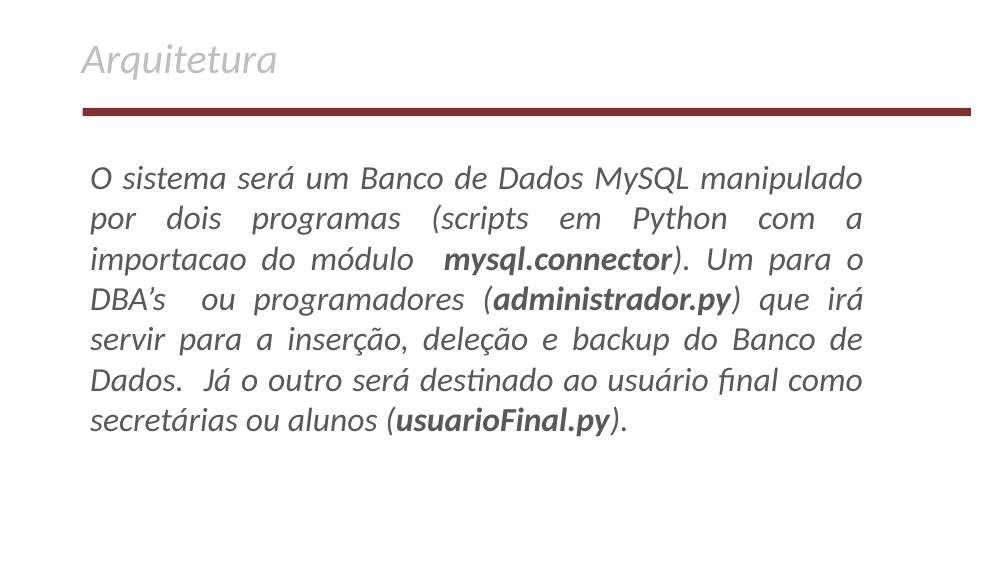
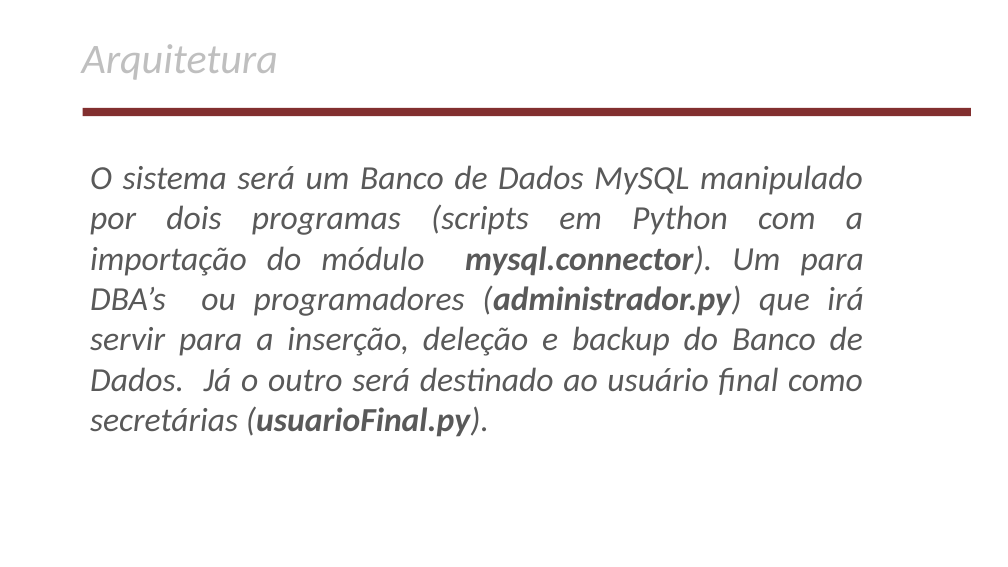
Before and after one commit to AlexsandroMatias2017/MeuBancoDeDados, a slide deck: slide 15 of apresentacao/apresentacaoDoProjeto.odp. Drawn at 1008x567 pixels with LibreOffice and Linux fonts; fonts in the diff are those of the drawing; background and template pictures are left out. Boxes give left, top, right and bottom in pixels: in the first picture for what was removed or moved away, otherwise in the second. Text is boxed around its words. In the diff, an @@ line names an element or a change of style, - is before the commit and + after.

Commit message:
apresentação finalizada e submetida

```diff
--- a/apresentacao/apresentacaoDoProjeto.odp
+++ b/apresentacao/apresentacaoDoProjeto.odp
@@ text at (x1=90, y1=165, x2=864, y2=437): text changed @@
-O sistema será um Banco de Dados MySQL manipulado por dois programas (scripts em Python com a importacao do módulo mysql.connector). Um para o DBA’s ou programadores (administrador.py) que irá servir para a inserção, deleção e backup do Banco de Dados. Já o outro será destinado ao usuário final como secretárias ou alunos (usuarioFinal.py).
+O sistema será um Banco de Dados MySQL manipulado por dois programas (scripts em Python com a importação do módulo mysql.connector). Um para DBA’s ou programadores (administrador.py) que irá servir para a inserção, deleção e backup do Banco de Dados. Já o outro será destinado ao usuário final como secretárias (usuarioFinal.py).
```
Also in this commit, not shown: 5 other slides changed, 12 slides added, 2 other files.
